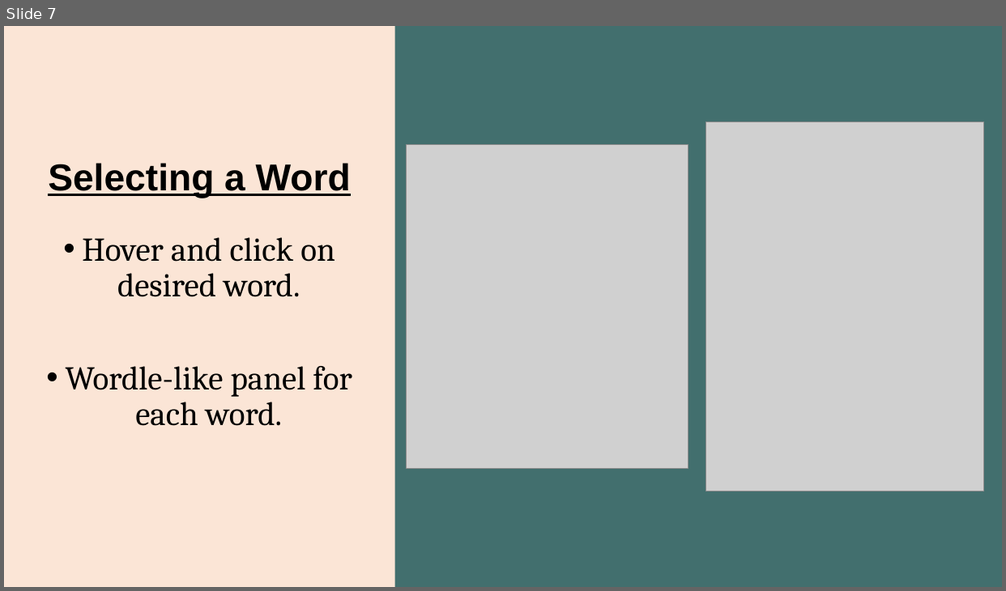
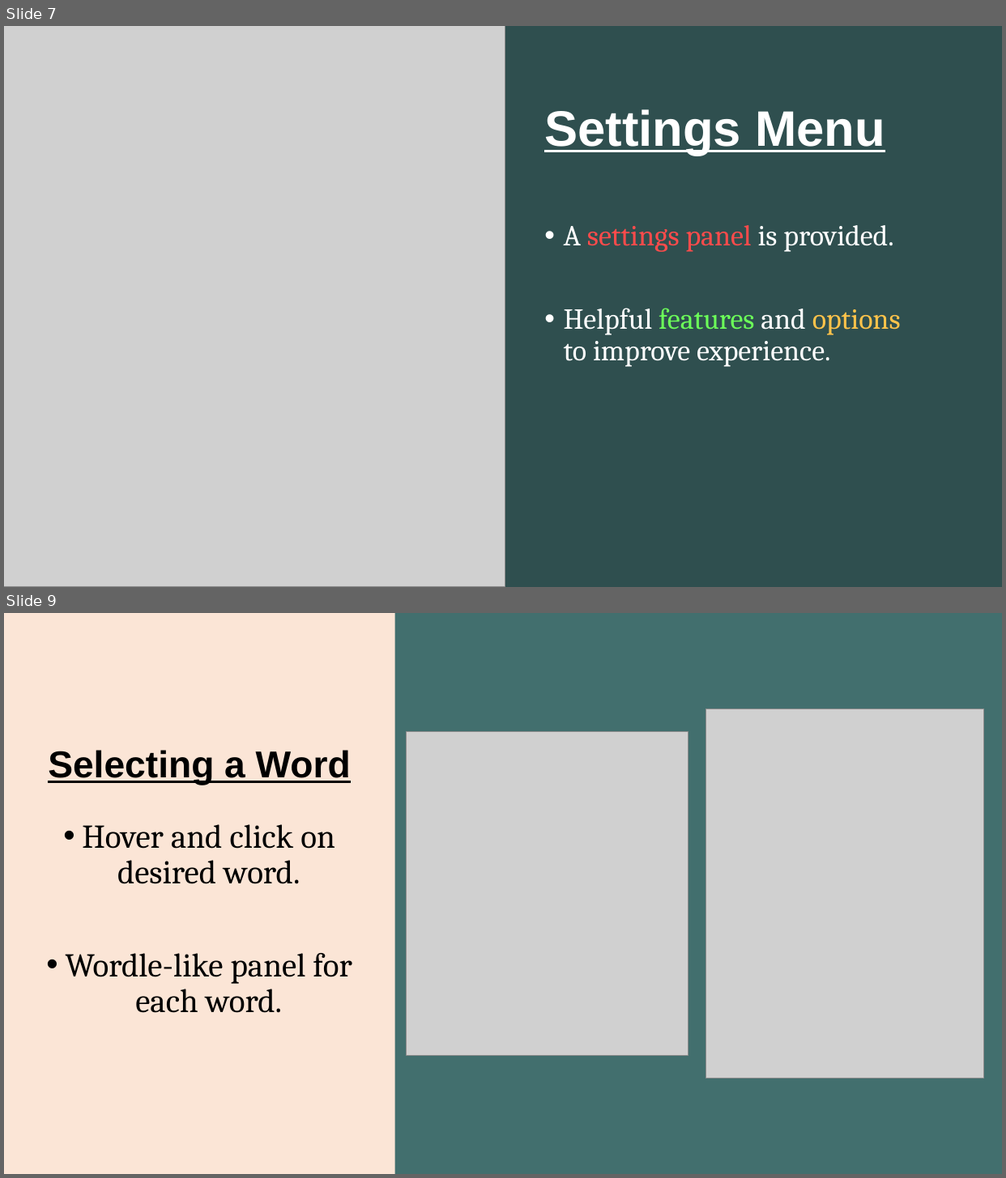
Before and after one commit to MatteoSalverio/ratlab, a slide deck: projects/crosswordle2/CrossWordle Presentation.pptx. Shown one above the other, each under a label of ours: slide 7 before the commit, slides 7 and 9 after it; the slides between them are not shown. The pictures are 1006x591 and 1006x1178 pixels, drawn with LibreOffice and Linux fonts; fonts in the diff are those of the drawing; grey boxes stand for pictures. Boxes give left, top, right and bottom in pixels: in the first picture for what was removed or moved away, otherwise in the second. Text is boxed around its words. In the diff, an @@ line names an element or a change of style, - is before the commit and + after.

```diff
--- a/projects/crosswordle2/CrossWordle Presentation.pptx
+++ b/projects/crosswordle2/CrossWordle Presentation.pptx
@@ slide 7 added at [4, 26, 1002, 587], background #2F4F4F @@
@@ picture added at [4, 26, 505, 587] @@
@@ title added at [544, 109, 885, 155], 48 pt, text #FFFFFF, bold, underline @@
+Settings Menu
@@ text added at [564, 225, 901, 367], 28 pt, text #FFFFFF @@
+• A settings panel is provided.
+• Helpful features and options to improve experience.
@@ what was slide 7 is now slide 9 @@
```
Also in this commit, not shown: 7 slides changed, 1 other slide added, 1 other file.
